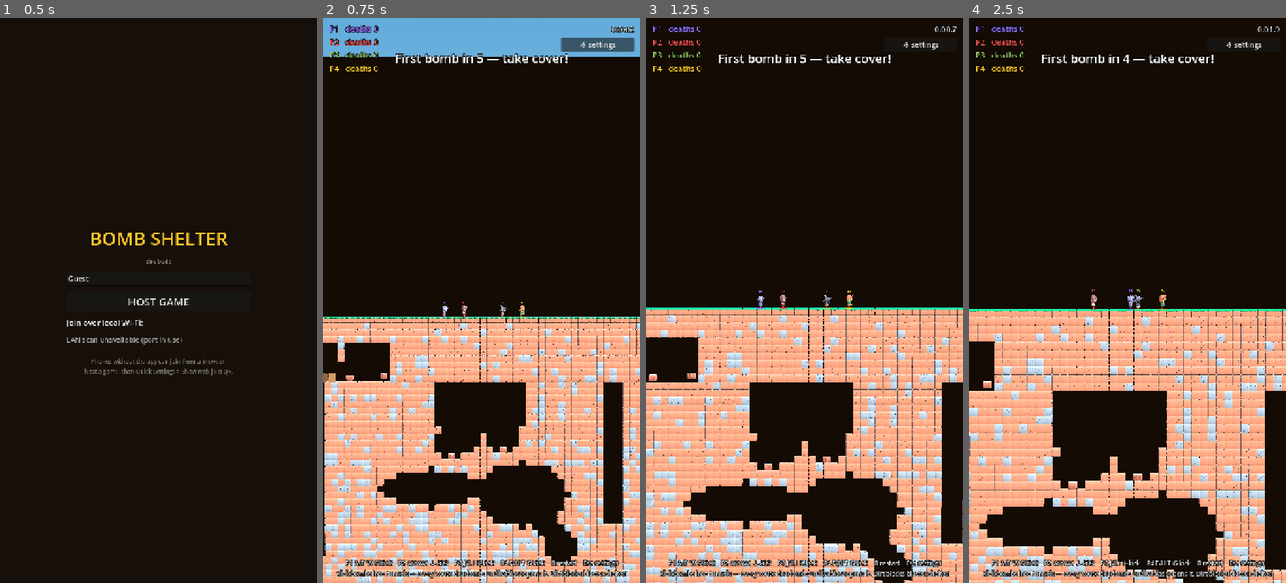
Above: before the commit, frames 1-4 (left to right).
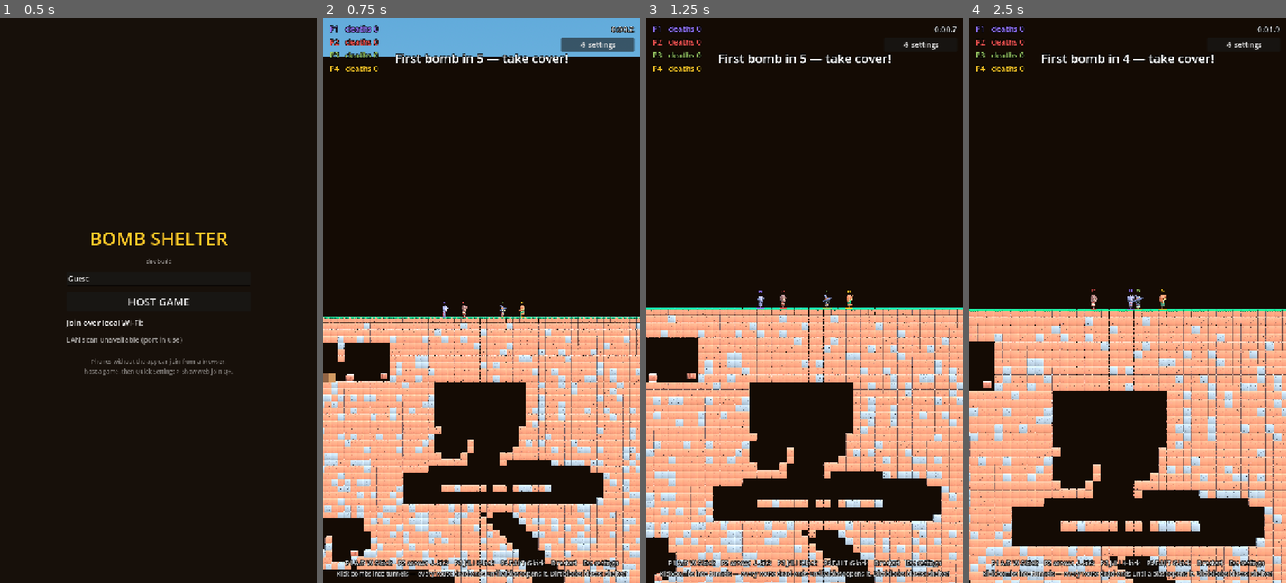
Above: after the commit, the same moments.

Repository: uchy4/dummy
Game: Godot game, scene res://scenes/menu.tscn
Two runs of this game, one before a commit and one after it. Both use one fixed random seed, a clock stepped at 60 frames per second and the inputs below.
Inputs (mouse positions are in pixels of both pictures, inside the frame that each line leads up to):
- Up to frame 1 (0.5 s): no input
- Up to frame 2 (0.75 s): click "HOST GAME" at 0.5 s
- Up to frame 3 (1.25 s): no input
- Up to frame 4 (2.5 s): tap Enter (ui_accept) at 1.25 s; move the mouse to (1197, 272) at 1.27 s; hold D (p1_right) 1.28-2 s; hold S (p1_kick) 1.28-2 s; click (1197, 272) at 1.42 s; tap W (p1_jump) at 1.52 s; drag from (1064, 328) to (1111, 413) at 2.02 s

Frame 1 is identical in both runs. In frame 2, 7.9% of the frame differs, in the area x 0-95%, y 62-100%; in frame 3, 7.8%; in frame 4, 7.6%.

Commit message:
Bunker never undermined, horizontal caves, the well, physical toilet, slat pens
- Generation guard: caves, shafts, and tunnels can never carve inside or
  under the bunker complex (or the well system) — the homestead never
  gives way to pits. Bombs can still breach it at runtime, as intended.
- Caves (and their water pools) spread horizontally now: wide flat
  caverns (9-16 wide, 2-3 tall) instead of round vertical pockets.
- The well: a cast-iron hand pump on the far side of the outhouse that
  gushes from its spout when kicked (blasts make it gush harder), with a
  cutaway pipe running straight down to a wide buried reservoir of water.
  Streamed to web (pump prop kind 10 + pipe in the init payload).
- The toilet is fully physical now (RigidBody like the bed and the rest):
  it falls, tips over, kicks across the room, and launches in blasts —
  squirting water on every hit, cracking after three but never stopping.
- Pen walls are wooden slat cladding (boards, seams, nail heads) instead
  of hay tufts; floor straw stays.

Co-Authored-By: Claude Opus 4.8 <noreply@anthropic.com>
Claude-Session: https://claude.ai/code/session_01QSJudmCHT44WHN37u3ZpBk

Diff:
--- a/bomb-shelter/scripts/bunker_props.gd
+++ b/bomb-shelter/scripts/bunker_props.gd
@@ -85,6 +85,38 @@
 	marker.position = _outhouse_local
 	add_child(marker)
 
+	# The well: hand pump on the surface, pipe straight down to the buried
+	# reservoir (pipe is pure cutaway art, drawn over the ground).
+	if terrain.pump_cell != Vector2i.ZERO:
+		var pump := Fixture.new()
+		pump.kind = Fixture.Kind.PUMP
+		pump.position = Vector2((float(terrain.pump_cell.x) + 0.5) * TILE,
+			float(terrain.pump_cell.y) * TILE - 10.0)
+		add_child(pump)
+		if terrain.reservoir_rect.size.x > 0:
+			var pipe := PipeArt.new()
+			pipe.top = Vector2(pump.position.x, float(terrain.pump_cell.y) * TILE)
+			pipe.bottom_y = float(terrain.reservoir_rect.position.y) * TILE + 4.0
+			add_child(pipe)
+
+
+## Cutaway art: the well pipe running from the pump down into the ground.
+class PipeArt:
+	extends Node2D
+	var top := Vector2.ZERO
+	var bottom_y := 0.0
+
+	func _ready() -> void:
+		z_index = 1  # over terrain, under players/bombs
+
+	func _draw() -> void:
+		draw_line(top, Vector2(top.x, bottom_y), Color("23303a"), 6.0)
+		draw_line(top, Vector2(top.x, bottom_y), Color("41525f"), 3.0)
+		var y := top.y + 22.0
+		while y < bottom_y - 8.0:
+			draw_rect(Rect2(top.x - 4.0, y, 8.0, 3.0), Color("2c3c48"))
+			y += 34.0
+
 
 # -------------------------------------------------------------- kitchen ---
 
@@ -144,8 +176,8 @@
 	var left := float(rect.position.x) * TILE
 	var right := float(rect.end.x) * TILE
 
-	var toilet := Fixture.new()
-	toilet.kind = Fixture.Kind.TOILET
+	# Fully physical: falls, tips, launches — and squirts on every hit.
+	var toilet := Toilet.new()
 	toilet.position = Vector2(left + 14.0, floor_y - 9.0)
 	add_child(toilet)
 
--- a/bomb-shelter/scripts/fixture.gd
+++ b/bomb-shelter/scripts/fixture.gd
@@ -13,7 +13,7 @@
 ## The lead's kick loop should call `kicked()` on group "fixtures" members in
 ## range; the blast loop already calls `blast_destroy()` on group "chests".
 
-enum Kind { TOILET, SHOWER }
+enum Kind { TOILET, SHOWER, PUMP }
 
 var kind := Kind.TOILET
 ## Streamed to web viewers as [x, y, kind, rotation]; kept in sync with `kind`.
@@ -33,7 +33,13 @@
 
 
 func _ready() -> void:
-	prop_kind = 4 if kind == Kind.TOILET else 5
+	match kind:
+		Kind.TOILET:
+			prop_kind = 4
+		Kind.SHOWER:
+			prop_kind = 5
+		Kind.PUMP:
+			prop_kind = 10
 	add_to_group(&"props")
 	add_to_group(&"fixtures")
 	add_to_group(&"chests")  # blast loop calls blast_destroy() on this group
@@ -43,7 +49,13 @@
 
 	var cs := CollisionShape2D.new()
 	var rs := RectangleShape2D.new()
-	rs.size = Vector2(16, 18) if kind == Kind.TOILET else Vector2(6, 26)
+	match kind:
+		Kind.TOILET:
+			rs.size = Vector2(16, 18)
+		Kind.SHOWER:
+			rs.size = Vector2(6, 26)
+		Kind.PUMP:
+			rs.size = Vector2(10, 20)
 	cs.shape = rs
 	add_child(cs)
 
@@ -71,6 +83,8 @@
 	match kind:
 		Kind.TOILET:
 			_squirt()
+		Kind.PUMP:
+			_pump_squirt()
 		Kind.SHOWER:
 			if _shower_timer >= 0.0:
 				_shower_timer = -1.0
@@ -85,9 +99,22 @@
 	match kind:
 		Kind.TOILET:
 			_squirt()
+		Kind.PUMP:
+			_pump_squirt(2.0)
 		Kind.SHOWER:
 			_spray_down(1.6)
 			_dribbling = true
+
+
+## The well pump gushes from its spout when kicked.
+func _pump_squirt(mult := 1.0) -> void:
+	var spray := WaterSpray.new()
+	spray.dir = Vector2(-0.55, -0.85).normalized()
+	spray.amount = int(16 * mult)
+	spray.spread = 0.45
+	spray.speed = 210.0 * mult
+	spray.global_position = global_position + Vector2(-6, -5)
+	get_parent().add_child.call_deferred(spray)
 
 
 func _squirt() -> void:
@@ -120,6 +147,18 @@
 			_draw_toilet()
 		Kind.SHOWER:
 			_draw_shower()
+		Kind.PUMP:
+			_draw_pump()
+
+
+func _draw_pump() -> void:
+	draw_rect(Rect2(-4, -10, 8, 20), Color.BLACK)                # outline
+	draw_rect(Rect2(-3, -9, 6, 18), Color("3e6b4f"))             # cast body
+	draw_rect(Rect2(-8, -7, 6, 3), Color("2f523c"))              # spout
+	draw_rect(Rect2(-8, -4, 2.5, 2), Color("2f523c"))            # spout lip
+	draw_line(Vector2(2, -9), Vector2(8, -13), Color("263e2e"), 2.5)  # handle
+	draw_circle(Vector2(8, -13), 1.6, Color("263e2e"))
+	draw_rect(Rect2(-6, 9, 12, 2), Color("54381f"))              # base plank
 
 
 func _draw_toilet() -> void:
--- a/bomb-shelter/scripts/main.gd
+++ b/bomb-shelter/scripts/main.gd
@@ -370,6 +370,8 @@
 				"t": "init", "w": Terrain.W, "h": Terrain.H, "ts": Terrain.TILE,
 				"surf": Terrain.SURFACE_ROW, "fin": int(terrain.finish_line_rect().position.y),
 				"grid": terrain.grid_string(), "rooms": rooms,
+				"pipe": [terrain.pump_cell.x, terrain.pump_cell.y,
+					terrain.reservoir_rect.position.y],
 			})
 			NetHub.send_to(id, _roster_msg())
 			if web_players.has(id):
--- a/bomb-shelter/scripts/net_hub.gd
+++ b/bomb-shelter/scripts/net_hub.gd
@@ -128,8 +128,8 @@
 var opts=[],selKey=null,cycleIdx=0;
 var CELL=["","#7a5230","#4b4b55","#4caf50","#2e6bc9","#a5623b","#6e7681","#553f4d"];
 var CELL2=["","#5c3d22","#3a3a44","#3f9143","#2a60b5","#874e2e","#59616b","#42313c"];
-var ROOMS=[];var ROOMTINT=["#54381f","#e4d3ac","#aebccd","#dcebec","#6b4a26"];
-var SCORCH={};
+var ROOMS=[];var ROOMTINT=["#54381f","#e4d3ac","#aebccd","#dcebec","#6d4826"];
+var SCORCH={};var PIPE=null;
 var grassCells=null;var anim={};
 // Locally-simulated bombs: velocity estimated from snapshots, integrated
 // with gravity + terrain every frame, error-corrected toward host truth.
@@ -198,7 +198,7 @@
   else if(m.t==="w"){if(grid)for(var i=0;i<m.m.length;i++){var f=m.m[i][0],t2=m.m[i][1];
    if(f>=0&&f<grid.length)grid[f]=0;
    if(t2>=0&&t2<grid.length)grid[t2]=4;}}
-  else if(m.t==="init"){W=m.w;H=m.h;TS=m.ts;SURF=m.surf;FIN=m.fin;ROOMS=m.rooms||[];
+  else if(m.t==="init"){W=m.w;H=m.h;TS=m.ts;SURF=m.surf;FIN=m.fin;ROOMS=m.rooms||[];PIPE=m.pipe||null;
    grid=new Uint8Array(m.grid.length);
    for(var i=0;i<m.grid.length;i++)grid[i]=m.grid.charCodeAt(i)-48;
    buildTerrain();sp=sc=null;flashes=[];sparks=[];win=null;anim={};bsim=[];SCORCH={};predOK=false;}
@@ -505,6 +505,10 @@
  ctx.fillStyle="rgba(0,0,0,0.5)";
  for(var sk in SCORCH){var si=+sk;ctx.fillRect((si%W)*TS,((si/W)|0)*TS,TS,TS);}
  ctx.drawImage(off,0,0,W,H,0,0,W*TS,H*TS);
+ // Well pipe: cutaway art from the pump down to the reservoir.
+ if(PIPE){var px2=(PIPE[0]+0.5)*TS;
+  ctx.fillStyle="#23303a";ctx.fillRect(px2-3,PIPE[1]*TS,6,(PIPE[2]-PIPE[1])*TS+4);
+  ctx.fillStyle="#41525f";ctx.fillRect(px2-1.5,PIPE[1]*TS,3,(PIPE[2]-PIPE[1])*TS+4);}
  if(grassCells)for(var gi=0;gi<grassCells.length;gi++){var idx=grassCells[gi];
   if(grid[idx]!==3)continue;var gx=(idx%W)*TS,gy=((idx/W)|0)*TS;
   ctx.fillStyle="#4caf50";ctx.fillRect(gx,gy,TS,4);
@@ -643,7 +647,12 @@
   ctx.fillStyle="#8a5a2b";ctx.fillRect(-18,-18,36,42);
   ctx.fillStyle="#6d4423";ctx.fillRect(-19,-24,38,7);
   ctx.fillStyle="#241a10";ctx.fillRect(-7,-6,14,30);
-  ctx.fillStyle="#f4e6b0";ctx.beginPath();ctx.arc(0,-11,2.5,0,7);ctx.fill();}}
+  ctx.fillStyle="#f4e6b0";ctx.beginPath();ctx.arc(0,-11,2.5,0,7);ctx.fill();}
+ else if(k===10){ctx.fillStyle="#000";ctx.fillRect(-4,-10,8,20);
+  ctx.fillStyle="#3e6b4f";ctx.fillRect(-3,-9,6,18);
+  ctx.fillStyle="#2f523c";ctx.fillRect(-8,-7,6,3);ctx.fillRect(-8,-4,2.5,2);
+  ctx.strokeStyle="#263e2e";ctx.lineWidth=2.5;
+  ctx.beginPath();ctx.moveTo(2,-9);ctx.lineTo(8,-13);ctx.stroke();}}
 // Show the "Add to Home Screen" hint only in a normal browser tab, not when
 // already launched as an installed home-screen app.
 (function(){try{var standalone=window.navigator.standalone===true||
--- a/bomb-shelter/scripts/room_decor.gd
+++ b/bomb-shelter/scripts/room_decor.gd
@@ -186,22 +186,24 @@
 	draw_rect(Rect2(tx, r.position.y + 18, 7, 2), Color("a84a41"))
 
 
-## Pens: warm barn wall strewn with hay, plus support beams.
+## Pens: horizontal wooden slat cladding, like the inside of a barn.
 func _draw_pen(r: Rect2) -> void:
-	draw_rect(r, Color("6b4a26"))
-	var yy := r.position.y + 5.0
+	draw_rect(r, Color("5a3d22"))
+	var yy := r.position.y
 	var row := 0
-	while yy < r.end.y - 3.0:
-		var xx := r.position.x + (4.0 if row % 2 == 0 else 10.0)
-		while xx < r.end.x - 7.0:
-			draw_line(Vector2(xx, yy + 3), Vector2(xx + 6, yy),
-				Color(0.9, 0.77, 0.4, 0.85), 1.4)
-			draw_line(Vector2(xx + 2, yy), Vector2(xx + 7, yy + 3),
-				Color(0.82, 0.68, 0.32, 0.65), 1.2)
-			xx += 12.0
+	while yy < r.end.y:
+		var h := minf(9.0, r.end.y - yy)
+		var plank := Color("7a5230") if row % 2 == 0 else Color("6d4826")
+		draw_rect(Rect2(r.position.x, yy, r.size.x, h - 1.5), plank)
+		# Board seams and a few nail heads.
+		var seam_x := r.position.x + (14.0 if row % 2 == 0 else 34.0)
+		while seam_x < r.end.x - 4.0:
+			draw_line(Vector2(seam_x, yy), Vector2(seam_x, yy + h - 1.5),
+				Color("4a3118"), 1.2)
+			draw_circle(Vector2(seam_x - 4.0, yy + h * 0.45), 0.9, Color("3c2917"))
+			seam_x += 40.0
 		yy += 9.0
 		row += 1
-	draw_rect(Rect2(r.position.x, r.position.y, r.size.x, 4.0), Color("54381f"))
 	draw_rect(Rect2(r.position.x + r.size.x * 0.5 - 2, r.position.y, 4.0, r.size.y),
 		Color("4a3118"))
 
--- a/bomb-shelter/scripts/terrain.gd
+++ b/bomb-shelter/scripts/terrain.gd
@@ -50,6 +50,12 @@
 var outhouse_cell := Vector2i.ZERO
 ## The 5x5 checkered finish chamber at the bottom center.
 var finish_room := Rect2i()
+## The hand pump beside the outhouse and the reservoir its pipe feeds from.
+var pump_cell := Vector2i.ZERO
+var reservoir_rect := Rect2i()
+## Random generation (caves/shafts/tunnels) never carves inside this zone —
+## the bunker must not give way to pits.
+var _gen_guard := Rect2i()
 
 var _grid := PackedByteArray()
 var _src_id := 0
@@ -171,10 +177,11 @@
 	for band: Array in bands:
 		var centers: Array[Vector2i] = []
 		for i in rng.randi_range(2, 3):
+			# Wide, flat caverns: caves (and their pools) spread horizontally.
 			var room := {
-				"c": Vector2i(rng.randi_range(10, W - 10), rng.randi_range(band[0] + 4, band[1] - 4)),
-				"rw": rng.randi_range(5, 9),
-				"rh": rng.randi_range(3, 5),
+				"c": Vector2i(rng.randi_range(14, W - 14), rng.randi_range(band[0] + 3, band[1] - 3)),
+				"rw": rng.randi_range(9, 16),
+				"rh": rng.randi_range(2, 3),
 			}
 			_carve_ellipse(room.c, room.rw, room.rh)
 			all_rooms.append(room)
@@ -314,6 +321,30 @@
 	var fence_x := pen_x + pw1
 	for y in range(pen_top + 2, pen_top + room_h):
 		_gset(fence_x, y, Cell.STONE)
+
+	# Protect the whole complex from random generation: caves, shafts and
+	# tunnels must never open pits into (or under) the bunker.
+	var gmin := Vector2i(1000000, SURFACE_ROW)
+	var gmax := Vector2i(-1000000, 0)
+	for guard_name in bunker_rooms:
+		var gr: Rect2i = bunker_rooms[guard_name]
+		gmin.x = mini(gmin.x, gr.position.x)
+		gmax.x = maxi(gmax.x, gr.end.x)
+		gmax.y = maxi(gmax.y, gr.end.y)
+	_gen_guard = Rect2i(gmin.x - 2, SURFACE_ROW,
+		(gmax.x - gmin.x) + 4, (gmax.y - SURFACE_ROW) + 3)
+
+	# The well: a hand pump on the far side of the outhouse, a pipe straight
+	# down (drawn by the props layer), and a wide underground reservoir.
+	var px := maxi(outhouse_cell.x - 4, 2)
+	pump_cell = Vector2i(px, SURFACE_ROW)
+	reservoir_rect = Rect2i(maxi(px - 6, 2), 46, 13, 3)
+	for y in range(reservoir_rect.position.y, reservoir_rect.end.y):
+		for x in range(reservoir_rect.position.x, reservoir_rect.end.x):
+			if _gget(x, y) != Cell.BEDROCK:
+				_gset(x, y, Cell.WATER)
+	# The guard also shields the well system from random generation.
+	_gen_guard = _gen_guard.merge(reservoir_rect.grow(2))
 
 
 ## The finish chamber: a 5x5 checkered room at the bottom center, floored
@@ -390,6 +421,9 @@
 	# Generation never touches the sky or the crust — the top CRUST_ROWS of
 	# ground stay solid until bombs excavate them at runtime.
 	if y < SURFACE_ROW + CRUST_ROWS:
+		return
+	# ...and never undermines the bunker: no pits or caves give way there.
+	if _gen_guard.has_point(Vector2i(x, y)):
 		return
 	if _gget(x, y) != Cell.BEDROCK:
 		_gset(x, y, Cell.EMPTY)
--- /dev/null
+++ b/bomb-shelter/scripts/toilet.gd
@@ -0,0 +1,66 @@
+class_name Toilet
+extends RigidBody2D
+## The bathroom throne, fully physical: it falls, tips over, gets kicked
+## across the room and launched by blasts like any furniture — and every
+## kick or blast makes it squirt water. It cracks after a few hits but
+## never stops squirting.
+
+const PROP_KIND := 4
+
+var prop_kind := PROP_KIND
+
+var _squirt_count := 0
+var _cracked := false
+
+
+func _ready() -> void:
+	add_to_group(&"props")
+	add_to_group(&"ragdoll_parts")  # blasts fling it like furniture
+	add_to_group(&"fixtures")       # kicks in range call kicked()
+	add_to_group(&"chests")         # blasts in range call blast_destroy()
+	z_index = 3
+	mass = 1.8
+	collision_layer = 0
+	collision_mask = 1
+	var pm := PhysicsMaterial.new()
+	pm.bounce = 0.2
+	pm.friction = 0.7
+	physics_material_override = pm
+	var cs := CollisionShape2D.new()
+	var rs := RectangleShape2D.new()
+	rs.size = Vector2(16, 18)
+	cs.shape = rs
+	add_child(cs)
+
+
+func kicked() -> void:
+	_squirt()
+
+
+func blast_destroy() -> void:
+	_squirt(1.6)
+
+
+func _squirt(mult := 1.0) -> void:
+	_squirt_count += 1
+	if _squirt_count >= 3:
+		_cracked = true
+	var spray := WaterSpray.new()
+	spray.dir = Vector2(randf_range(-0.3, 0.3), -1.0).normalized()
+	spray.amount = int(14 * mult)
+	spray.spread = 0.5
+	spray.speed = 200.0 * mult
+	spray.global_position = global_position + Vector2(0, -8)
+	get_parent().add_child.call_deferred(spray)
+	queue_redraw()
+
+
+func _draw() -> void:
+	var tint := Color(0.85, 0.85, 0.85) if _cracked else Color.WHITE
+	draw_rect(Rect2(-9, -9, 18, 20), Color.BLACK)              # outline
+	draw_rect(Rect2(-7, 2, 14, 7), Color("d8d8d8") * tint)     # base
+	draw_rect(Rect2(-8, -3, 16, 8), Color("f2f2f2") * tint)    # bowl
+	draw_rect(Rect2(-8, -9, 16, 6), Color("ffffff") * tint)    # tank
+	draw_rect(Rect2(-8, -4, 16, 1.5), Color("c9c9c9"))         # seat line
+	if _cracked:
+		draw_line(Vector2(-4, -8), Vector2(3, 5), Color("555555"), 1.2)
